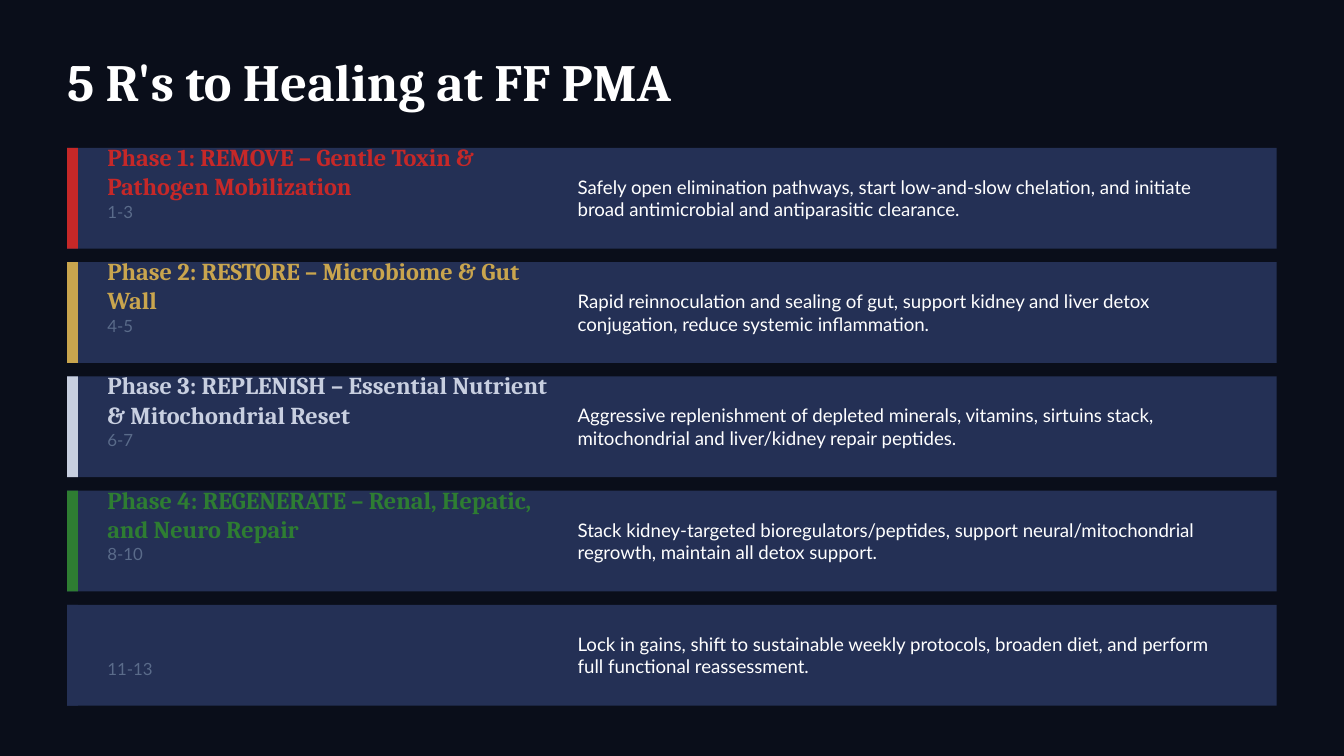
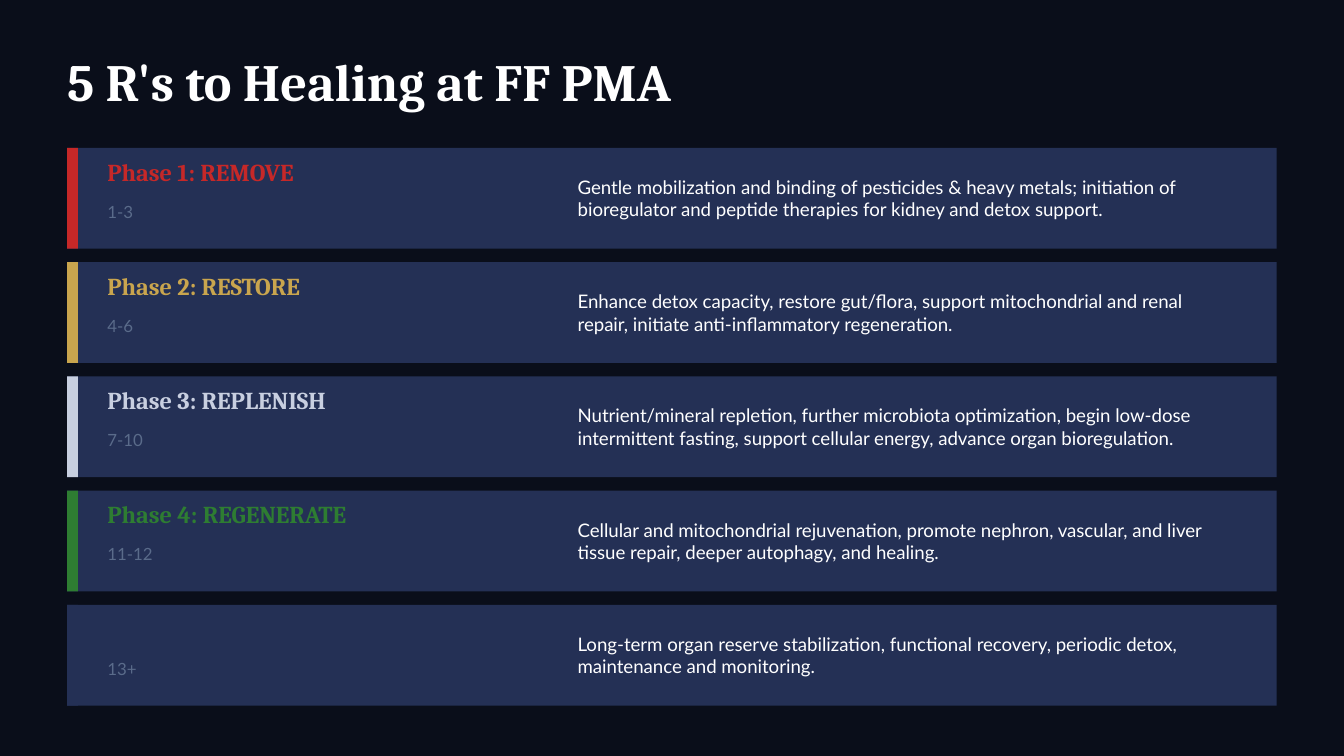
Before and after one commit to bfiveash22/ALLIO-ON-REPLIT, a slide deck: slide 5 of artifacts/api-server/generated-protocols/Crop_Duster_80M_Protocol_Presentation.pptx (slide 7 before the commit). Drawn at 1344x756 pixels with LibreOffice and Linux fonts; fonts in the diff are those of the drawing. Boxes give left, top, right and bottom in pixels: in the first picture for what was removed or moved away, otherwise in the second. Text is boxed around its words. In the diff, an @@ line names an element or a change of style, - is before the commit and + after.

```diff
--- a/artifacts/api-server/generated-protocols/Crop_Duster_80M_Protocol_Presentation.pptx
+++ b/artifacts/api-server/generated-protocols/Crop_Duster_80M_Protocol_Presentation.pptx
@@ text at [107, 164, 293, 181]: text changed @@
-Phase 1: REMOVE – Gentle Toxin & Pathogen Mobilization
+Phase 1: REMOVE
@@ text at [578, 180, 1176, 220]: text changed @@
-Safely open elimination pathways, start low-and-slow chelation, and initiate broad antimicrobial and antiparasitic clearance.
+Gentle mobilization and binding of pesticides & heavy metals; initiation of bioregulator and peptide therapies for kidney and detox support.
@@ text at [107, 278, 300, 295]: text changed @@
-Phase 2: RESTORE – Microbiome & Gut Wall
+Phase 2: RESTORE
@@ text at [578, 294, 1182, 335]: text changed @@
-Rapid reinnoculation and sealing of gut, support kidney and liver detox conjugation, reduce systemic inflammation.
+Enhance detox capacity, restore gut/flora, support mitochondrial and renal repair, initiate anti-inflammatory regeneration.
@@ text at [107, 320, 133, 332]: text changed @@
-4-5
+4-6
@@ text at [107, 392, 326, 409]: text changed @@
-Phase 3: REPLENISH – Essential Nutrient & Mitochondrial Reset
+Phase 3: REPLENISH
@@ text at [578, 408, 1190, 449]: text changed @@
-Aggressive replenishment of depleted minerals, vitamins, sirtuins stack, mitochondrial and liver/kidney repair peptides.
+Nutrient/mineral repletion, further microbiota optimization, begin low-dose intermittent fasting, support cellular energy, advance organ bioregulation.
@@ text at [107, 434, 143, 446]: text changed @@
-6-7
+7-10
@@ text at [107, 506, 346, 523]: text changed @@
-Phase 4: REGENERATE – Renal, Hepatic, and Neuro Repair
+Phase 4: REGENERATE
@@ text at [578, 523, 1202, 563]: text changed @@
-Stack kidney-targeted bioregulators/peptides, support neural/mitochondrial regrowth, maintain all detox support.
+Cellular and mitochondrial rejuvenation, promote nephron, vascular, and liver tissue repair, deeper autophagy, and healing.
@@ text at [107, 548, 152, 560]: text changed @@
-8-10
+11-12
@@ text at [578, 637, 1176, 677]: text changed @@
-Lock in gains, shift to sustainable weekly protocols, broaden diet, and perform full functional reassessment.
+Long-term organ reserve stabilization, functional recovery, periodic detox, maintenance and monitoring.
@@ text at [107, 663, 136, 675]: text changed @@
-11-13
+13+
```
Also in this commit, not shown: 5 other slides changed, 26 slides added, 25 slides removed, 10 other files.
